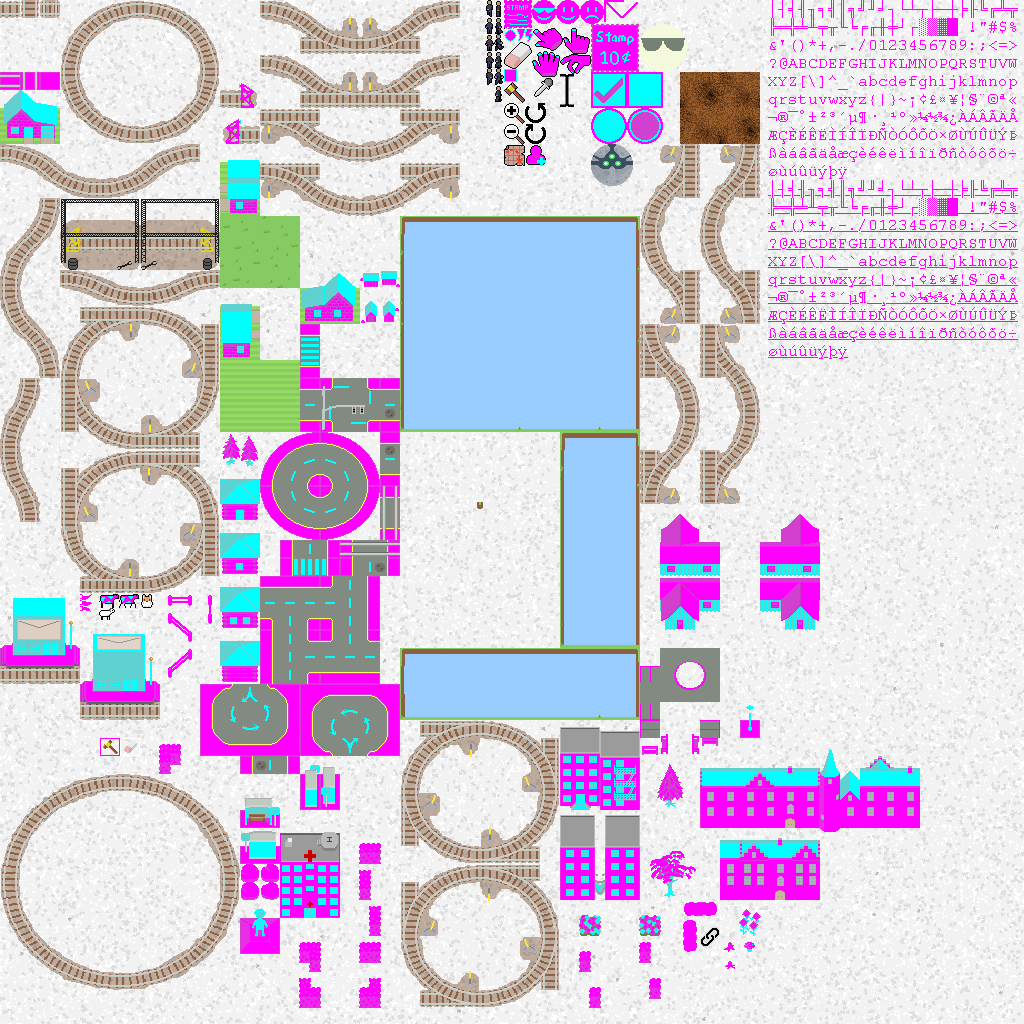
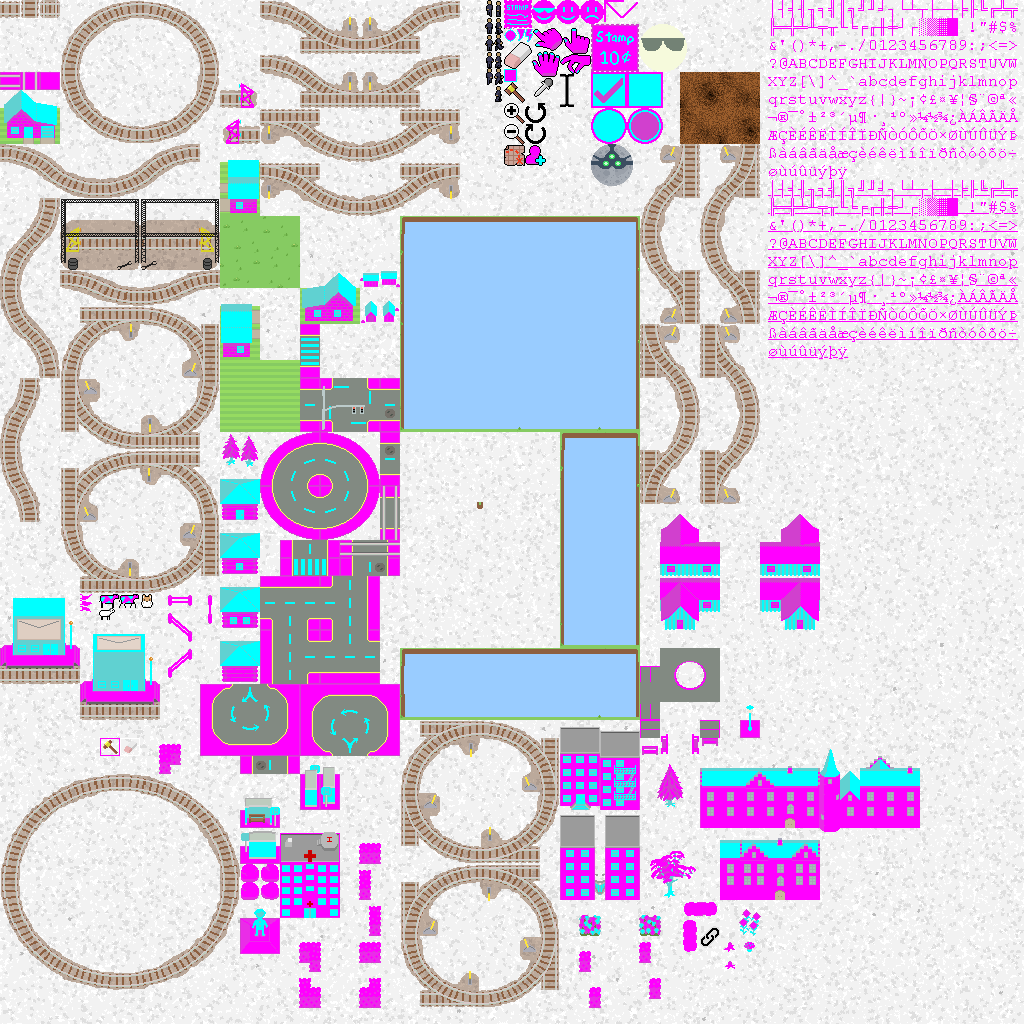
Two versions of the same layered image (1024px x 1024px). Layer-by-layer changes:
painted on "Pasted Layer #3" over [525, 145, 546, 166]
